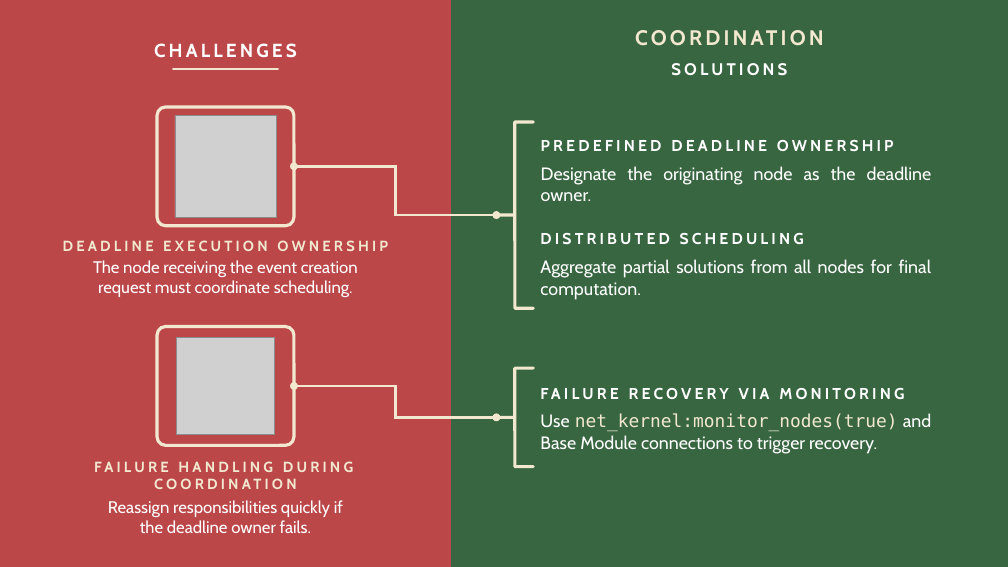
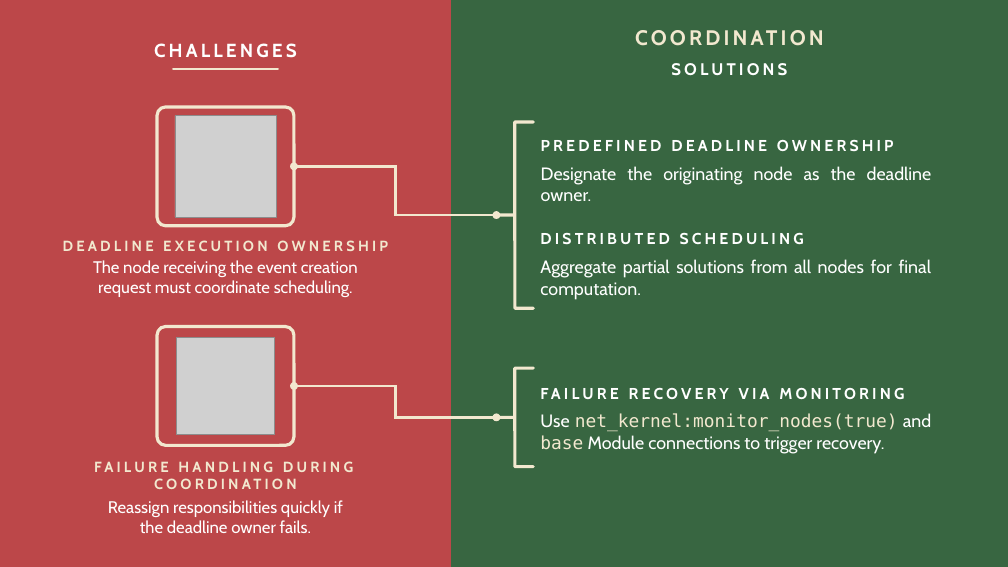
Before and after one commit to aleasca99/DSMT_project, a slide deck: slide 18 of Slides/Slides.pptx. Drawn at 1008x567 pixels with LibreOffice and Linux fonts; fonts in the diff are those of the drawing; grey boxes stand for pictures. Boxes give left, top, right and bottom in pixels: in the first picture for what was removed or moved away, otherwise in the second. Text is boxed around its words. In the diff, an @@ line names an element or a change of style, - is before the commit and + after.

```diff
--- a/Slides/Slides.pptx
+++ b/Slides/Slides.pptx
@@ text at bbox=[540, 413, 931, 454]: text changed @@
-Use net_kernel:monitor_nodes(true) and Base Module connections to trigger recovery.
+Use net_kernel:monitor_nodes(true) and base Module connections to trigger recovery.
```
Also in this commit, not shown: 8 other slides changed, 3 other files.
